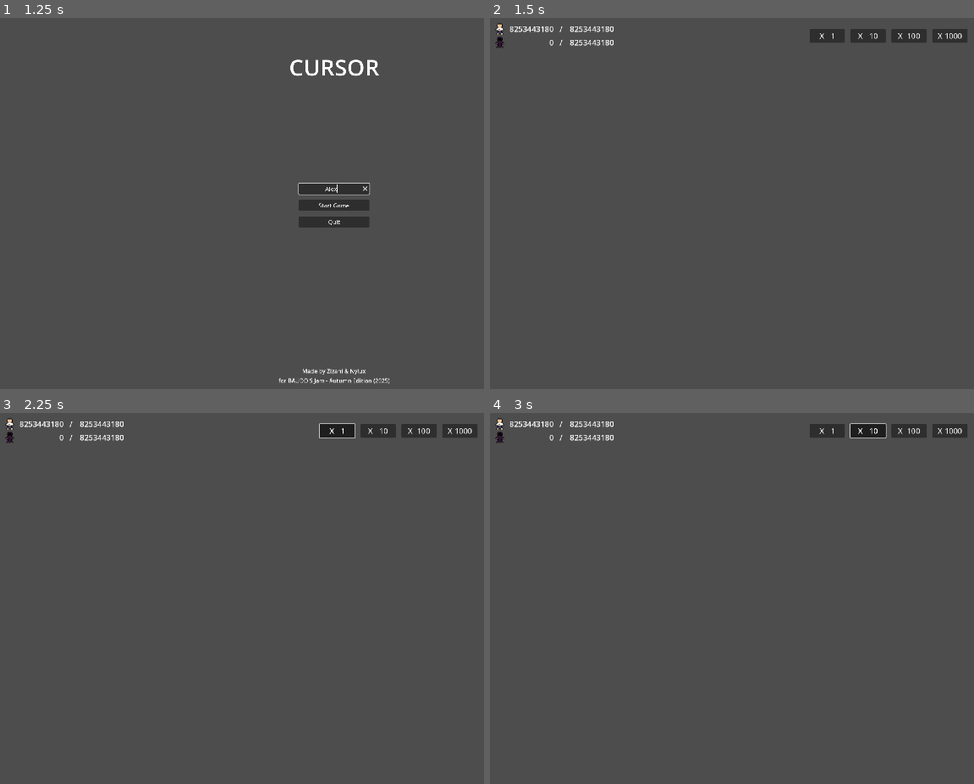
Above: before the commit, frames 1-4 (two rows, left to right).
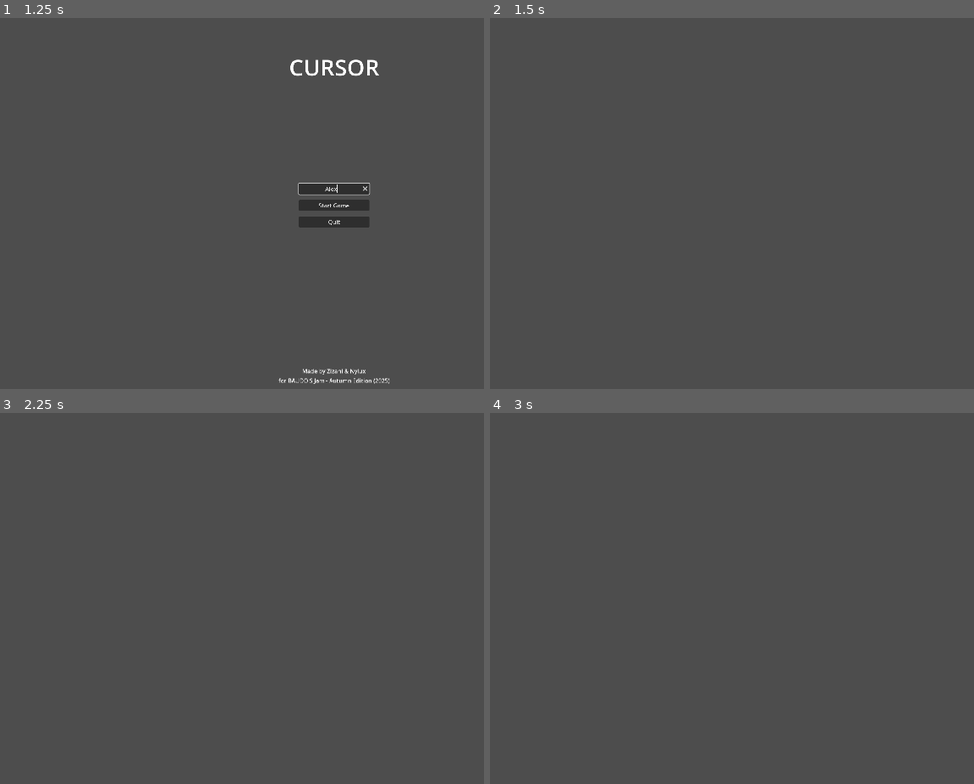
Above: after the commit, the same moments.

Repository: Nylux/CursedClicker
Game: Godot game, scene res://Scenes/main_menu.tscn
Same seed, same stepped clock (60 frames per second), same inputs: the game is played once before the commit and once after it. The engine's default icon, where the game draws it, is replaced by a stand-in: a white triangle on a blue panel in a dark square.
Inputs (mouse positions are in pixels of both pictures, inside the frame that each line leads up to):
- Up to frame 1 (1.25 s): click (333, 188) at 0.52 s; type "Alex" at 0.6 s
- Up to frame 2 (1.5 s): click "Start Game" at 1.25 s
- Up to frame 3 (2.25 s): click (338, 431) at 2 s, where only the run before the commit has a clickable "X 1"
- Up to frame 4 (3 s): click (867, 431) at 2.75 s, where only the run before the commit has a clickable "X 10"

Frame 1 is identical in both runs. In frame 2, 1.4% of the frame differs, in the area x 1-99%, y 1-9%; in frame 3, 1.4%; in frame 4, 1.4%.

Commit message:
[Major] moving some parts around

Diff:
--- a/Scenes/game.tscn
+++ b/Scenes/game.tscn
@@ -7,6 +7,8 @@
 [ext_resource type="PackedScene" uid="uid://d1se5bk828m00" path="res://Scenes/template_ui.tscn" id="5_wowpa"]
 [ext_resource type="SpriteFrames" uid="uid://i2c05e63otl8" path="res://pentagram_animation.tres" id="6_i6g32"]
 [ext_resource type="Script" uid="uid://dfgstesvf663q" path="res://Scripts/rituals_handler.gd" id="7_1l0tm"]
+[ext_resource type="Script" uid="uid://bjwtahrmhgmwv" path="res://Scripts/progression_handler.gd" id="8_v158k"]
+[ext_resource type="Script" uid="uid://duoc0467vgjk7" path="res://Scripts/cultist_creation.gd" id="9_h4fw4"]
 
 [node name="Game" type="Node2D"]
 script = ExtResource("1_ebmjs")
@@ -24,6 +26,7 @@
 grow_vertical = 2
 
 [node name="HBoxContainer" type="HBoxContainer" parent="CanvasLayer/VBoxContainer"]
+visible = false
 layout_mode = 2
 size_flags_vertical = 3
 
@@ -140,6 +143,10 @@
 button_group = ExtResource("2_qxrlw")
 text = "Lorem Ipsum"
 
+[node name="Control" type="Control" parent="CanvasLayer/VBoxContainer"]
+layout_mode = 2
+size_flags_vertical = 3
+
 [node name="GridContainer" type="GridContainer" parent="CanvasLayer/VBoxContainer"]
 layout_mode = 2
 size_flags_vertical = 3
@@ -238,4 +245,10 @@
 ui = NodePath("../CanvasLayer/VBoxContainer/GridContainer/TemplateUi")
 title = "Rituals"
 
+[node name="ProgressionHandler" type="Node" parent="."]
+script = ExtResource("8_v158k")
+
+[node name="CultistCreation" type="Node" parent="."]
+script = ExtResource("9_h4fw4")
+
 [editable path="CanvasLayer/VBoxContainer/GridContainer/TemplateUi"]
--- /dev/null
+++ b/Scripts/cultist_creation.gd
@@ -0,0 +1,30 @@
+extends Node
+
+@onready var statistics_container: VBoxContainer = $/root/Game/CanvasLayer/VBoxContainer/HBoxContainer/MarginContainer/VBoxContainer
+
+var max_population: int = 8_253_443_180
+var current_population: int
+var current_cultist: int
+
+func _ready() -> void:
+
+	# handles new cultist created
+	EventBus.cultist_created.connect(_on_new_conversion)
+
+	# ui setup
+	current_population = max_population
+	current_cultist = 0
+	var max_population_label: Label = statistics_container.get_node("HBoxPopulation/MaxPopulationLabel")
+	max_population_label.text ="%s" %  max_population
+	var max_cultist_label: Label = statistics_container.get_node("HBoxCultist/MaxCultistLabel")
+	max_cultist_label.text = "%s" % max_population
+	_on_new_conversion(0)
+
+func _on_new_conversion(new_cultist):
+	# update ui
+	current_population -= new_cultist
+	current_cultist += new_cultist
+	var current_population_label: Label = statistics_container.get_node("HBoxPopulation/CurrentPopulationLabel")
+	current_population_label.text ="%s" %  current_population
+	var current_cultist_label: Label = statistics_container.get_node("HBoxCultist/CurrentCultistLabel")
+	current_cultist_label.text = "%s" % current_cultist
--- a/Scripts/event_bus.gd
+++ b/Scripts/event_bus.gd
@@ -1,3 +1,4 @@
 extends Node
 
 signal clicked(ui)
+signal cultist_created(amount)
--- a/Scripts/game_manager.gd
+++ b/Scripts/game_manager.gd
@@ -1,13 +1,9 @@
 extends Node2D
 
 @onready var button_container: HBoxContainer = $CanvasLayer/VBoxContainer/HBoxContainer/HBoxContainer
-@onready var statistics_container: VBoxContainer = $CanvasLayer/VBoxContainer/HBoxContainer/MarginContainer/VBoxContainer
 @export var button_group: ButtonGroup
 
 var click_multiplier: int = 1
-var max_population: int = 8_253_443_180
-var current_population: int
-var current_cultist: int
 
 func _ready() -> void:
 	## button group
@@ -20,24 +16,6 @@
 	var button1000: Button = button_container.get_node("ButtonTimes1000")
 	button1000.text = "X 1000"
 	button_group.pressed.connect(_on_button_group_pressed)
-
-	## ui text
-	current_population = max_population
-	current_cultist = 0
-	var max_population_label: Label = statistics_container.get_node("HBoxPopulation/MaxPopulationLabel")
-	max_population_label.text ="%s" %  max_population
-	var max_cultist_label: Label = statistics_container.get_node("HBoxCultist/MaxCultistLabel")
-	max_cultist_label.text = "%s" % max_population
-	_on_new_conversion(0)
-
-	FeaturesGraph.rituals.connect_unlocked(features_creation.bind(0))
-	FeaturesGraph.rituals_stat.connect_unlocked(features_creation.bind(1))
-	FeaturesGraph.rituals_stat_power.connect_unlocked(features_creation.bind(2))
-	FeaturesGraph.rituals_improve_click1.connect_unlocked(features_creation.bind(3))
-	FeaturesGraph.rituals_improve_click2.connect_unlocked(features_creation.bind(3))
-	FeaturesGraph.rituals_improve_click3.connect_unlocked(features_creation.bind(3))
-	FeaturesGraph.rituals_improve_click4.connect_unlocked(features_creation.bind(3))
-	FeaturesGraph.rituals_improve_click5.connect_unlocked(features_creation.bind(3))
 
 func _on_button_group_pressed(button: Button) -> void:
 	match button.name:
@@ -54,27 +32,3 @@
 	if event is InputEventKey and event.pressed:
 		if event.keycode == KEY_F12:
 			FeaturesGraph.unlock_next_node()
-
-func _on_new_conversion(new_cultist):
-	current_population -= new_cultist
-	current_cultist += new_cultist
-	var current_population_label: Label = statistics_container.get_node("HBoxPopulation/CurrentPopulationLabel")
-	current_population_label.text ="%s" %  current_population
-	var current_cultist_label: Label = statistics_container.get_node("HBoxCultist/CurrentCultistLabel")
-	current_cultist_label.text = "%s" % current_cultist
-
-func features_creation(index: int) -> void:
-	match index:
-		0:
-			$CanvasLayer/VBoxContainer/GridContainer/Control.visible = false
-			$CanvasLayer/VBoxContainer/GridContainer/TemplateUi.visible = true
-			$RitualsHandler.on_ready()
-			$RitualsHandler.cultist_created.connect(_on_new_conversion.bind(1))
-		1:
-			$RitualsHandler.create_stats()
-		2:
-			$RitualsHandler.unlock_stat(0)
-		3:
-			$RitualsHandler.click_power_add(0.25)
-		_:
-			push_error("Invalid feature %s" % index)
--- /dev/null
+++ b/Scripts/progression_handler.gd
@@ -0,0 +1,26 @@
+extends Node
+
+func _ready() -> void:
+	FeaturesGraph.rituals.connect_unlocked(features_creation.bind(0))
+	FeaturesGraph.rituals_stat.connect_unlocked(features_creation.bind(1))
+	FeaturesGraph.rituals_stat_power.connect_unlocked(features_creation.bind(2))
+	FeaturesGraph.rituals_improve_click1.connect_unlocked(features_creation.bind(3))
+	FeaturesGraph.rituals_improve_click2.connect_unlocked(features_creation.bind(3))
+	FeaturesGraph.rituals_improve_click3.connect_unlocked(features_creation.bind(3))
+	FeaturesGraph.rituals_improve_click4.connect_unlocked(features_creation.bind(3))
+	FeaturesGraph.rituals_improve_click5.connect_unlocked(features_creation.bind(3))
+
+func features_creation(index: int) -> void:
+	match index:
+		0:
+			$/root/Game/CanvasLayer/VBoxContainer/GridContainer/Control.visible = false
+			$/root/Game/CanvasLayer/VBoxContainer/GridContainer/TemplateUi.visible = true
+			$/root/Game/RitualsHandler.on_ready()
+		1:
+			$/root/Game/RitualsHandler.create_stats()
+		2:
+			$/root/Game/RitualsHandler.unlock_stat(0)
+		3:
+			$/root/Game/RitualsHandler.click_power_add(0.25)
+		_:
+			push_error("Invalid feature %s" % index)
--- a/Scripts/rituals_handler.gd
+++ b/Scripts/rituals_handler.gd
@@ -2,35 +2,39 @@
 
 class_name RitualsHandler
 
-signal cultist_created
 signal click_power_changed(value)
 
 @export var ui: SubViewportContainer
 @export var title: String
-var animated_texture: AnimatedTextureRect
+@onready var tilte_node = ui.get_node("SubViewport/Panel/VBoxContainer/HBoxContainer/VBoxContainer/Title")
+@onready var animated_texture: AnimatedTextureRect = ui.get_node("SubViewport/Panel/VBoxContainer/HBoxContainer/VBoxContainer/TextureRect")
+@onready var stat_container = ui.get_node("SubViewport/Panel/VBoxContainer/HBoxContainer/MarginContainer")
+@onready var stat_placeholder = ui.get_node("SubViewport/Panel/VBoxContainer/HBoxContainer/Placeholder")
+@onready var stat = stat_container.get_node("Statistics")
 
 var click_power: float = 0.5
 var current_power: float = 0.0
-var n_stat: int = 1
+@export var n_stat: int = 1
 
 func on_ready() -> void:
-	ui.get_node("SubViewport/Panel/VBoxContainer/HBoxContainer/VBoxContainer/Title").text = title
-	animated_texture = ui.get_node("SubViewport/Panel/VBoxContainer/HBoxContainer/VBoxContainer/TextureRect")
+	# setup ui elements
+	tilte_node.text = title
 	EventBus.clicked.connect(_on_ui_clicked)
 	animated_texture.complete_circle.connect(_on_complete_circle)
 
+	# setup internal logic
 	current_power = 0.0
 
 func create_stats():
-	var stat_container = ui.get_node("SubViewport/Panel/VBoxContainer/HBoxContainer/MarginContainer")
 	stat_container.visible = true
-	var stat = stat_container.get_node("Statistics")
 
+	# title for stats
 	var stat_title = Label.new()
 	stat_title.size_flags_vertical = Control.SIZE_EXPAND_FILL
 	stat_title.text = "Statistics"
 	stat.add_child(stat_title)
 
+	# stats elements
 	for i in n_stat:
 		var placeholder = Control.new()
 		placeholder.size_flags_vertical = Control.SIZE_EXPAND_FILL
@@ -41,10 +45,10 @@
 		label.text = "Lorem Ipsum"
 		label.visible = false
 		stat.add_child(label)
-	ui.get_node("SubViewport/Panel/VBoxContainer/HBoxContainer/Placeholder").visible = false
+
+	stat_placeholder.visible = false
 
 func unlock_stat(index: int) -> void:
-	var stat = ui.get_node("SubViewport/Panel/VBoxContainer/HBoxContainer/MarginContainer/Statistics")
 	stat.get_child(1 + 2*index).visible = false
 	stat.get_child(1 + 2*index + 1).visible = true
 	stat.get_child(1 + 2*index + 1).text = "Click Power: %s" % click_power
@@ -63,7 +67,7 @@
 		animated_texture.set_next_frame()
 
 func _on_complete_circle() -> void:
-	cultist_created.emit()
+	EventBus.cultist_created.emit(1)
 
 func click_power_add(amount: float):
 	click_power += amount
Not shown: 1 places in Scenes/game.tscn that only renumber resources
Not shown: 1 places in Scenes/template_ui.tscn that only renumber resources
Not shown, added: Scripts/cultist_creation.gd.uid
Not shown, added: Scripts/progression_handler.gd.uid
